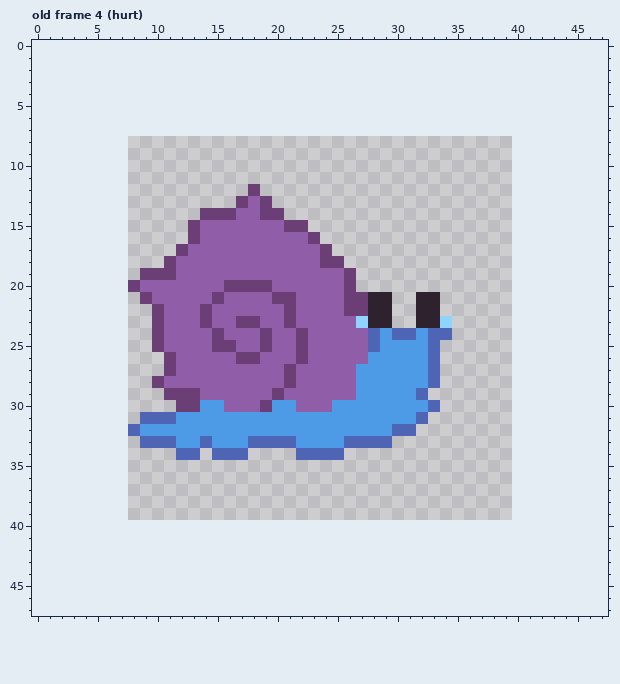
A pixel-art file gets an edit: sprites/snail_enemy_1.aseprite. The picture above was drawn from the file before the commit.
32x32 pixels, 4 frames. Shown: old frame 4 (hurt). The old version is drawn lined up with the new one, on the new canvas. The commit also changed other frames, which this record leaves out.
After the commit:
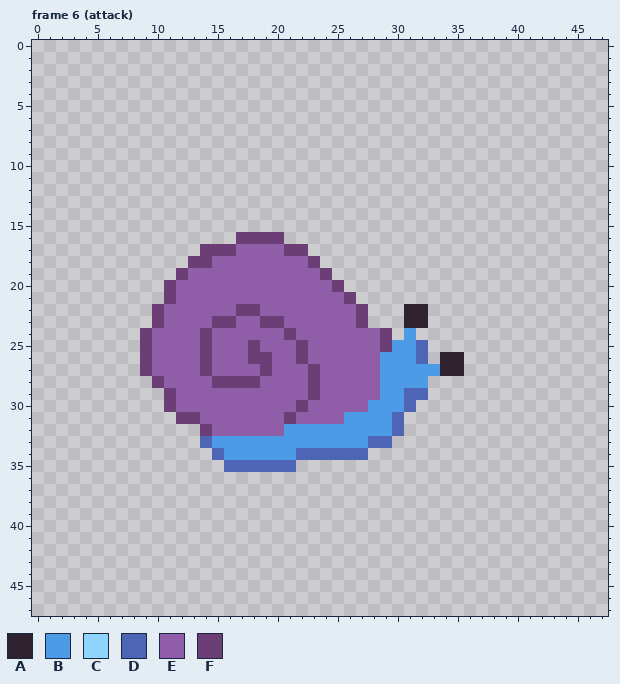
Palette (. is transparent): A #2e222f  B #4d9be6  C #8fd3ff  D #4d65b4  E #905ea9  F #6b3e75
A new or re-ordered frame is compared with the old frame closest to it.
Changes in this commit:
canvas 32x32 -> 48x48, the old top-left corner now at 8,8
frames 4 -> 10
--- frame 6 (attack) is new; against old frame 4 (hurt)
@@ x 6..37 @@
 11 ................................
-12 ............F...................
-13 ...........FEF..................
-14 ........FFFEEFF.................
-15 .......FEEEEEEEFF...............
-16 .......FEEEEEEEEEF..............
-17 ......FEEEEEEEEEEEF.............
-18 .....FEEEEEEEEEEEEFF............
-19 ...FFFEEEEEEEEEEEEEEF...........
-20 ..FEEEEEEEFFFFEEEEEEF...........
-21 ...FEEEEEFEEEEFFEEEEFFAA..AA....
-22 ....FEEEFEEEEEEFEEEEFFAA..AA....
-23 ....FEEEFEEFFEEFEEEEECAA..AAC...
-24 ....FEEEEFEEEFEEFEEEEEDBDDBDD...
-25 ....FEEEEFFEEFEEFEEEEEDBBBBD....
-26 .....FEEEEEFFEEEFEEEEEBBBBBD....
-27 .....FEEEEEEEEEFEEEEEBBBBBBD....
-28 ....FEEEEEEEEEEFEEEEEBBBBBBD....
-29 .....FFFEEEEEEFEEEEEEBBBBBD.....
-30 ......FFBBEEEFBBEEEBBBBBBBBD....
-31 ...DDDBBBBBBBBBBBBBBBBBBBBD.....
-32 ..DBBBBBBBBBBBBBBBBBBBBBDD......
-33 ...DDDBBDBBBDDDDBBBBDDDD........
-34 ......DD.DDD....DDDD............
-35 ................................
+12 ................................
+13 ................................
+14 ................................
+15 ................................
+16 ...........FFFF.................
+17 ........FFFEEEEFF...............
+18 .......FFEEEEEEEEF..............
+19 ......FEEEEEEEEEEEF.............
+20 .....FEEEEEEEEEEEEEF............
+21 .....FEEEEEEEEEEEEEEF...........
+22 ....FEEEEEEFFEEEEEEEEF...AA.....
+23 ....FEEEEFFEEFFEEEEEEF...AA.....
+24 ...FEEEEFEEEEEEFEEEEEEEF.B......
+25 ...FEEEEFEEEFEEEFEEEEEEFBBD.....
+26 ...FEEEEFEEEFFEEFEEEEEEBBBD.AA..
+27 ...FEEEEFEEEEFEEEFEEEEEBBBBBAA..
+28 ....FEEEEFFFFEEEEFEEEEEBBBB.....
+29 .....FEEEEEEEEEEEFEEEEEBBDD.....
+30 .....FEEEEEEEEEEFEEEEEBBBD......
+31 ......FFEEEEEEEFEEEEBBBBD.......
+32 ........FEEEEEEBBBBBBBBBD.......
+33 ........DBBBBBBBBBBBBBDD........
+34 .........DBBBBBBDDDDDD..........
+35 ..........DDDDDD................
 36 ................................
Pixel boxes of the changes (left, top, right, bottom) in both pictures:
changed: (128, 184, 464, 472)
